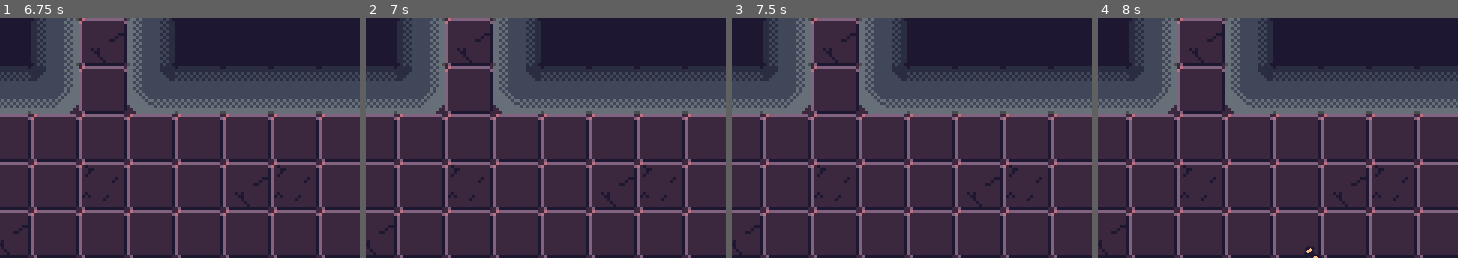
Above: before the commit, frames 1-4 (left to right).
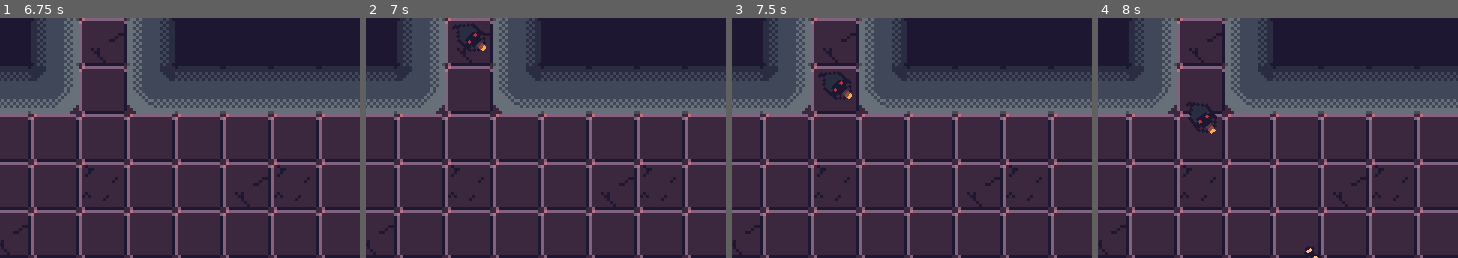
Above: after the commit, the same moments.

Repository: RustyMonky/Cult-Carnage
Game: Godot game, scene res://levels/title/title.tscn
Two runs of this game, one before a commit and one after it. Both use one fixed random seed, a clock stepped at 60 frames per second and the inputs below.
Inputs (mouse positions are % of the whole screen's width and height, from its top left):
- Up to frame 1 (6.75 s): click (50, 50) at 0.5 s; move the mouse to (72, 45) at 1.27 s; hold D (player_right) 1.28-2.03 s; hold Space (player_attack) 1.28-2.03 s; move the mouse to (30, 55) at 2.02 s; hold S (player_down) 2.03-2.78 s; tap Space (player_attack) at 2.1, 3.05, 3.8, 5.1, 6.05 s; move the mouse to (60, 28) at 2.77 s; hold D (player_right) 2.78-3.53 s; hold Mouse wheel up (player_scroll_left) 2.78-3.53 s; move the mouse to (45, 70) at 3.52 s; hold W (player_up) 3.53-4.28 s; tap E (player_scroll_right) at 3.6, 6.6 s; move the mouse to (80, 65) at 4.27 s; hold Space (player_attack) 4.28-5.03 s; hold A (player_left) 4.28-5.78 s; move the mouse to (20, 35) at 5.02 s; move the mouse to (55, 50) at 5.77 s; hold S (player_down) 5.78-6.53 s; hold Mouse wheel up (player_scroll_left) 5.78-6.53 s; move the mouse to (35, 25) at 6.52 s; hold D (player_right) from 6.53 s (still down)
- Up to frame 2 (7 s): keep holding D (player_right); tap Space (player_attack) at 6.8 s
- Up to frame 3 (7.5 s): move the mouse to (72, 45) at 7.27 s; release D (player_right) at 7.28 s; hold W (player_up) from 7.28 s (still down); hold Space (player_attack) from 7.28 s (still down)
- Up to frame 4 (8 s): keep holding W (player_up); keep holding Space (player_attack)
The pictures show only the part of the screen within x 36-86%, y 0-50%; the shares and areas given below are measured in that part.

Frame 1 is identical in both runs. In frame 2, 0.5% of the frame differs, in the area x 23-34%, y 2-15%; in frame 3, 0.5%; in frame 4, 0.5%, in the area x 24-34%, y 34-49%.

Commit message:
W.i.p. spawns a cultist in the tutorial context

Diff:
--- a/entities/actors/enemies/enemy.gd
+++ b/entities/actors/enemies/enemy.gd
@@ -7,6 +7,7 @@
 var currentState
 var droppedWeapon
 var droppedWeaponType
+var isTutorial = false
 var lastStandingPostion = Vector2()
 var usedProjectile
 
@@ -67,7 +68,7 @@
 
 		look_at(get_parent().get_node("player").get_global_position())
 
-		if projectileTimer.is_stopped():
+		if projectileTimer.is_stopped() && !isTutorial:
 			projectileTimer.start()
 
 # Upon timeout, fire a projectile
--- a/levels/tutorial/tutorial.gd
+++ b/levels/tutorial/tutorial.gd
@@ -1,8 +1,12 @@
 extends "res://levels/main/main.gd"
 
+onready var cultistSpeech = $ui/cultistSpeech
+onready var cultistTextTimer = $cultistTextTimer
 onready var prisonerSpeech = $ui/prisonerSpeech
-onready var textTimer = $textTimer
+onready var prisonerTextTimer = $prisonerTextTimer
 
+var cultist
+var spawnCultist = false
 var textIndex = 0
 var textToSpeak = []
 
@@ -12,23 +16,31 @@
 
 func _input(event):
 	if (event.is_action_pressed("player_attack")):
-		if !textTimer.is_stopped():
+		if !prisonerTextTimer.is_stopped():
 			prisonerSpeech.visible_characters = 0
-			textTimer.stop()
+			prisonerTextTimer.stop()
 			continuePrisonerText()
 
 func continuePrisonerText():
-	if !textTimer.is_stopped():
+	if !prisonerTextTimer.is_stopped():
 		return
 
 	if textIndex + 1 < textToSpeak.size():
 		textIndex += 1
 		prisonerSpeech.set_bbcode(textToSpeak[textIndex])
-		textTimer.start()
+		prisonerTextTimer.start()
 	else:
 		textToSpeak = []
 		textIndex = 0
 		prisonerSpeech.set_bbcode("")
+
+		# The insructions are complete -- spawn our first cultist
+		spawnCultist = true
+		cultist = load("res://entities/actors/enemies/enemy.tscn").instance()
+		cultist.isTutorial = true
+		self.add_child(cultist)
+		cultist.position = Vector2(120, 0)
+		cultist.direction = Vector2(0, 1)
 
 # Timer for 0.5 second delay on beginning prisoner speech
 func _on_delayTimer_timeout():
@@ -44,11 +56,11 @@
 		"[shake rate=50 level=5][b]AT LAST, I'M FREEEEE![/b][/shake]"
 	]
 	prisonerSpeech.set_bbcode(textToSpeak[textIndex])
-	textTimer.start()
+	prisonerTextTimer.start()
 
 # Timer for revealing speech characters
 func _on_textTimer_timeout():
 	if prisonerSpeech.visible_characters == textToSpeak[textIndex].length():
-		textTimer.stop()
+		prisonerTextTimer.stop()
 	else:
 		prisonerSpeech.visible_characters += 1
--- a/levels/tutorial/tutorial.tscn
+++ b/levels/tutorial/tutorial.tscn
@@ -26,6 +26,8 @@
 radius = 5.36998
 
 [sub_resource type="RichTextEffect" id=7]
+
+[sub_resource type="RectangleShape2D" id=8]
 
 [node name="tutorial" type="Node2D"]
 script = ExtResource( 1 )
@@ -131,12 +133,37 @@
 "_edit_use_anchors_": false
 }
 
-[node name="textTimer" type="Timer" parent="."]
+[node name="cultistSpeech" type="RichTextLabel" parent="ui"]
+margin_left = 74.0941
+margin_top = 45.8067
+margin_right = 170.094
+margin_bottom = 69.8067
+rect_min_size = Vector2( 48, 0 )
+custom_fonts/italics_font = ExtResource( 6 )
+custom_fonts/bold_font = ExtResource( 6 )
+custom_fonts/normal_font = ExtResource( 6 )
+bbcode_enabled = true
+custom_effects = [ SubResource( 7 ) ]
+__meta__ = {
+"_edit_use_anchors_": false
+}
+
+[node name="prisonerTextTimer" type="Timer" parent="."]
+wait_time = 0.05
+
+[node name="cultistTextTimer" type="Timer" parent="."]
 wait_time = 0.05
 
 [node name="delayTimer" type="Timer" parent="."]
 wait_time = 0.5
 one_shot = true
 autostart = true
-[connection signal="timeout" from="textTimer" to="." method="_on_textTimer_timeout"]
+
+[node name="door" type="Area2D" parent="."]
+position = Vector2( 120, 40 )
+
+[node name="doorCollider" type="CollisionShape2D" parent="door"]
+shape = SubResource( 8 )
+[connection signal="timeout" from="prisonerTextTimer" to="." method="_on_textTimer_timeout"]
+[connection signal="timeout" from="cultistTextTimer" to="." method="_on_textTimer_timeout"]
 [connection signal="timeout" from="delayTimer" to="." method="_on_delayTimer_timeout"]
Not shown: 1 places in levels/tutorial/tutorial.tscn that only renumber resources
